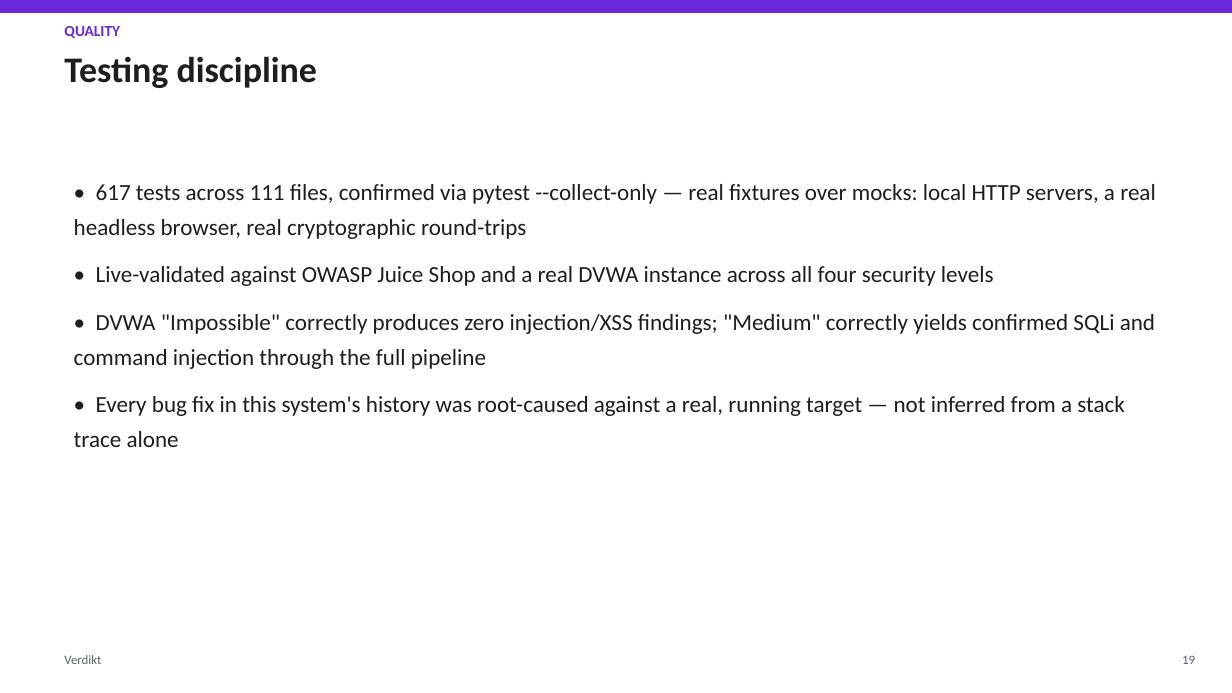
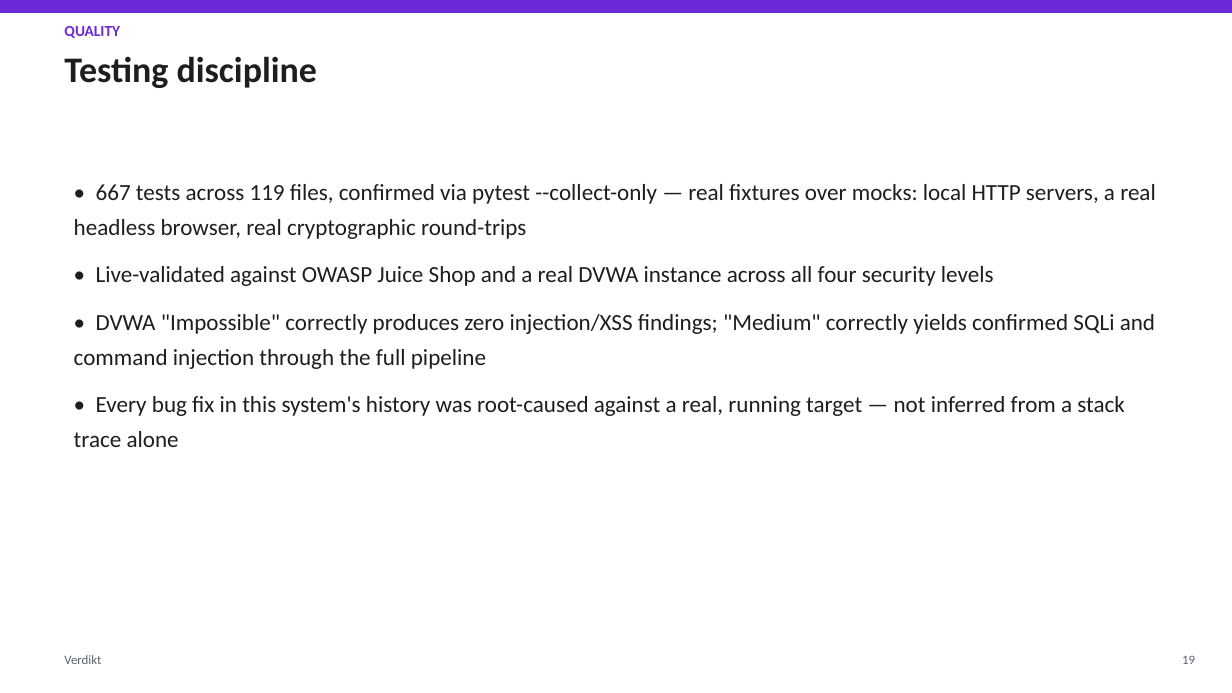
Before and after one commit to mudigondabhanu85/verdikt, a slide deck: slide 19 of docs/architecture-overview/Verdikt_Presentation.pptx. Drawn at 1232x693 pixels with LibreOffice and Linux fonts; fonts in the diff are those of the drawing. Boxes give left, top, right and bottom in pixels: in the first picture for what was removed or moved away, otherwise in the second. Text is boxed around its words. In the diff, an @@ line names an element or a change of style, - is before the commit and + after.

```diff
--- a/docs/architecture-overview/Verdikt_Presentation.pptx
+++ b/docs/architecture-overview/Verdikt_Presentation.pptx
@@ text at box(74, 184, 1156, 239): text changed @@
-• 617 tests across 111 files, confirmed via pytest --collect-only — real fixtures over mocks: local HTTP servers, a real headless browser, real cryptographic round-trips
+• 667 tests across 119 files, confirmed via pytest --collect-only — real fixtures over mocks: local HTTP servers, a real headless browser, real cryptographic round-trips
```
Also in this commit, not shown: 11 other slides changed, 13 other files.
